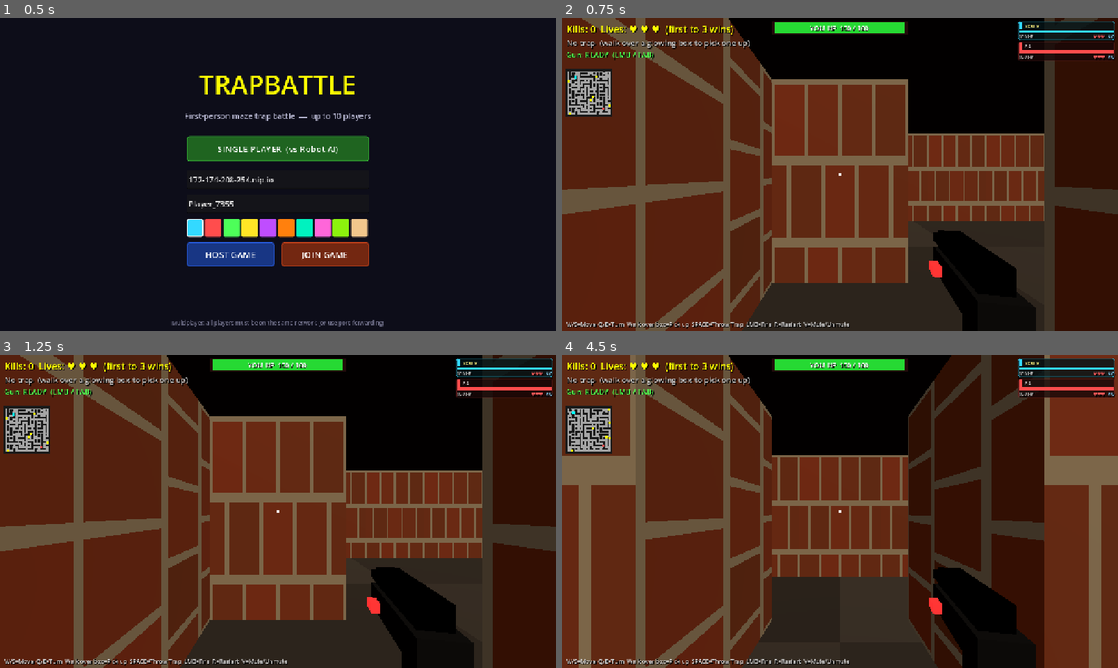
Above: before the commit, frames 1-4 (two rows, left to right).
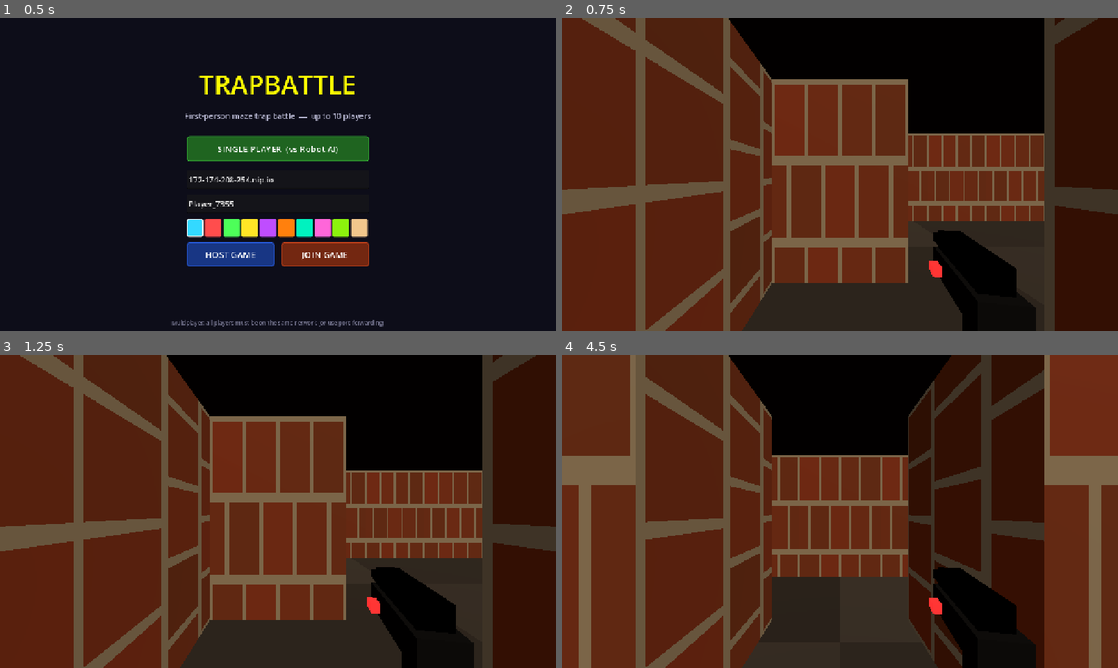
Above: after the commit, the same moments.

Repository: jyacine/trapbattle
Game: Godot game, scene res://scenes/Main.tscn
Two runs of this game, one before a commit and one after it. Both use one fixed random seed, a clock stepped at 60 frames per second and the inputs below.
Inputs (mouse positions are in pixels of both pictures, inside the frame that each line leads up to):
- Up to frame 1 (0.5 s): no input
- Up to frame 2 (0.75 s): click "SINGLE PLAYER (vs Robot AI)" at 0.5 s
- Up to frame 3 (1.25 s): no input
- Up to frame 4 (4.5 s): tap Enter at 1.25 s; move the mouse to (867, 511) at 1.27 s; hold Q 1.28-2.03 s; hold Up (ui_up) 1.28-4.25 s; click (867, 511) at 1.42 s; tap Space at 1.52, 2.27, 3.77 s; move the mouse to (812, 511) at 2.02 s; tap E at 2.1 s; click (812, 511) at 2.17 s; move the mouse to (851, 505) at 2.77 s; tap Tab at 2.85 s; click (851, 505) at 2.92 s; move the mouse to (834, 517) at 3.52 s; tap R at 3.6 s; click (834, 517) at 3.67 s; click "SINGLE PLAYER (vs Robot AI)" at 4.25 s

Frame 1 is identical in both runs. In frame 2, 5.2% of the frame differs, in the area x 0-100%, y 1-100%; in frame 3, 5.2%; in frame 4, 6.0%.
Error after the commit: Parse Error: Cannot infer the type of "delta_v" variable because the value doesn't have a set type. (res://scripts/ui_manager.gd:808)

Commit message:
feat: PUBG-style touch controls — joystick left, fire/trap right
Replaces old FWD/BACK/FIRE/PLACE buttons with:
- Dynamic virtual joystick (left half): appears where finger lands,
  X-axis turns, Y-axis moves forward/backward.
- Right-half drag: look / aim (yaw + pitch).
- FIRE circle (120px, orange-red, bottom-right): fires gun.
- TRAP circle (90px, blue, left of fire): throws held trap.
- Voice button (multiplayer only, above trap): mute toggle.
All controls use raw multi-touch finger IDs so joystick + fire
work simultaneously. Shown on mobile and web (itch.io) builds.

Co-Authored-By: Claude Sonnet 4.6 <noreply@anthropic.com>

Diff:
--- a/scripts/player.gd
+++ b/scripts/player.gd
@@ -45,10 +45,9 @@
 const FOOTSTEP_INTERVAL := 0.42   # seconds between steps
 
 # ── Touch input ───────────────────────────────────────────────────────────────
-var touch_forward:    bool  = false
-var touch_backward:   bool  = false
-var _touch_turn_id:   int   = -1
-var _touch_turn_prev: Vector2 = Vector2.ZERO
+var touch_forward:  bool  = false
+var touch_backward: bool  = false
+var touch_turn:     float = 0.0   # joystick X: -1 (left) .. +1 (right)
 
 # ── Multiplayer ───────────────────────────────────────────────────────────────
 var is_local: bool = true
@@ -115,6 +114,7 @@
 	var turn_dir = 0.0
 	if Input.is_key_pressed(KEY_Q): turn_dir -= rotation_speed * delta
 	if Input.is_key_pressed(KEY_E): turn_dir += rotation_speed * delta
+	turn_dir += touch_turn * rotation_speed * delta
 	if is_confused: turn_dir = -turn_dir
 	yaw += turn_dir
 	rotation.y = yaw
@@ -177,22 +177,6 @@
 		pitch -= event.relative.y * mouse_sensitivity
 		pitch = clamp(pitch, -PI / 3.0, PI / 3.0)
 		camera_node.rotation.x = pitch
-
-	if event is InputEventScreenTouch:
-		var half_w = get_viewport().get_visible_rect().size.x / 2.0
-		if event.position.x < half_w:
-			if event.pressed:
-				_touch_turn_id   = event.index
-				_touch_turn_prev = event.position
-			elif event.index == _touch_turn_id:
-				_touch_turn_id = -1
-
-	if event is InputEventScreenDrag and event.index == _touch_turn_id:
-		var half_w = get_viewport().get_visible_rect().size.x / 2.0
-		if event.position.x < half_w:
-			var dx = (event.position.x - _touch_turn_prev.x) * mouse_sensitivity * 2.0
-			_touch_turn_prev = event.position
-			_pending_yaw_delta -= dx
 
 	if event is InputEventKey and event.pressed and not event.echo:
 		match event.keycode:
--- a/scripts/ui_manager.gd
+++ b/scripts/ui_manager.gd
@@ -46,11 +46,22 @@
 # ── Blind flash ───────────────────────────────────────────────────────────────
 var _blind_overlay: ColorRect
 
-# ── Mobile buttons (only built on phone/tablet) ───────────────────────────────
-var _btn_fwd:   Button
-var _btn_bwd:   Button
-var _btn_place: Button
-var _btn_fire:  Button
+# ── Mobile controls (phone / web) ─────────────────────────────────────────────
+const _JOY_R    := 80.0   # joystick physical radius in pixels
+const _JOY_DEAD := 0.15   # normalised dead-zone
+
+var _joy_id:      int     = -1
+var _joy_origin:  Vector2 = Vector2.ZERO
+var _joy_base_nd: Panel   = null
+var _joy_knob_nd: Panel   = null
+
+var _look_id:     int     = -1
+var _look_prev:   Vector2 = Vector2.ZERO
+
+var _fire_nd:     Panel   = null   # visual-only circle for FIRE
+var _trap_nd:     Panel   = null   # visual-only circle for TRAP
+var _fire_id:     int     = -1
+var _trap_id:     int     = -1
 
 # ── Crosshair ─────────────────────────────────────────────────────────────────
 var _crosshair_parts: Array = []
@@ -561,73 +572,98 @@
 	_blind_overlay.visible = false
 	add_child(_blind_overlay)
 
-# ── Mobile buttons (phone/tablet only) ───────────────────────────────────────
+# ── Mobile controls (phone / web) ────────────────────────────────────────────
 func _build_mobile_buttons() -> void:
 	if player == null: return
-	if not _is_mobile_device(): return   # ← desktop: skip entirely
-
-	var sz = 100; var mg = 16
-
-	_btn_fwd = _mk_btn("FWD", Color(0.2, 0.6, 1.0))
-	_btn_fwd.anchor_left   = 1.0; _btn_fwd.anchor_right  = 1.0
-	_btn_fwd.anchor_top    = 1.0; _btn_fwd.anchor_bottom = 1.0
-	_btn_fwd.offset_left   = -(sz + mg); _btn_fwd.offset_right  = -mg
-	_btn_fwd.offset_top    = -350;       _btn_fwd.offset_bottom = -250
-	add_child(_btn_fwd)
-
-	_btn_bwd = _mk_btn("BACK", Color(0.2, 0.6, 1.0))
-	_btn_bwd.anchor_left   = 1.0; _btn_bwd.anchor_right  = 1.0
-	_btn_bwd.anchor_top    = 1.0; _btn_bwd.anchor_bottom = 1.0
-	_btn_bwd.offset_left   = -(sz + mg); _btn_bwd.offset_right  = -mg
-	_btn_bwd.offset_top    = -230;       _btn_bwd.offset_bottom = -130
-	add_child(_btn_bwd)
-
-	_btn_place = _mk_btn("THROW\nTRAP", Color(1.0, 0.3, 0.3))
-	_btn_place.anchor_left   = 0.0; _btn_place.anchor_right  = 0.0
-	_btn_place.anchor_top    = 1.0; _btn_place.anchor_bottom = 1.0
-	_btn_place.offset_left   = mg;         _btn_place.offset_right  = mg + sz
-	_btn_place.offset_top    = -350;       _btn_place.offset_bottom = -250
-	add_child(_btn_place)
-
-	_btn_fire = _mk_btn("FIRE\nGUN", Color(1.0, 0.6, 0.0))
-	_btn_fire.anchor_left   = 0.0; _btn_fire.anchor_right  = 0.0
-	_btn_fire.anchor_top    = 1.0; _btn_fire.anchor_bottom = 1.0
-	_btn_fire.offset_left   = mg;          _btn_fire.offset_right  = mg + sz
-	_btn_fire.offset_top    = -230;        _btn_fire.offset_bottom = -130
-	add_child(_btn_fire)
-
-	_btn_fwd.button_down.connect(func():   player.touch_forward  = true)
-	_btn_fwd.button_up.connect(func():     player.touch_forward  = false)
-	_btn_bwd.button_down.connect(func():   player.touch_backward = true)
-	_btn_bwd.button_up.connect(func():     player.touch_backward = false)
-	_btn_place.button_down.connect(func(): player._try_place())
-	_btn_fire.button_down.connect(func():  player._fire_gun())
-
-	# Voice toggle button (mobile, multiplayer only)
+	if not (_is_mobile_device() or OS.has_feature("web")): return
+
+	const FSZ := 120.0   # fire button diameter
+	const TSZ :=  90.0   # trap button diameter
+	const MG  :=  20     # screen-edge margin
+	const BSZ := 170.0   # joystick base diameter
+	const KSZ :=  70.0   # joystick knob diameter
+
+	# Joystick outer ring — shown dynamically where finger lands
+	_joy_base_nd = _circle_panel(BSZ, Color(0.12, 0.14, 0.18, 0.42), Color(0.90, 0.90, 0.90, 0.55), 3)
+	_joy_base_nd.visible = false
+	add_child(_joy_base_nd)
+
+	# Joystick knob
+	_joy_knob_nd = _circle_panel(KSZ, Color(0.72, 0.74, 0.80, 0.72), Color(1.0, 1.0, 1.0, 0.88), 2)
+	_joy_knob_nd.visible = false
+	add_child(_joy_knob_nd)
+
+	# FIRE button — large orange-red circle, bottom-right corner
+	_fire_nd = _action_circle(FSZ, Color(0.88, 0.22, 0.06, 0.88), "🔫\nFIRE")
+	_fire_nd.anchor_left   = 1.0; _fire_nd.anchor_right  = 1.0
+	_fire_nd.anchor_top    = 1.0; _fire_nd.anchor_bottom = 1.0
+	_fire_nd.offset_left   = -(FSZ + MG); _fire_nd.offset_right  = -MG
+	_fire_nd.offset_top    = -(FSZ + MG); _fire_nd.offset_bottom = -MG
+	add_child(_fire_nd)
+
+	# TRAP button — blue circle, left of fire, vertically centred with it
+	_trap_nd = _action_circle(TSZ, Color(0.22, 0.44, 0.90, 0.85), "💣\nTRAP")
+	var trap_off_x := FSZ + TSZ + MG * 2 + 8
+	var trap_off_y := MG + (FSZ - TSZ) * 0.5
+	_trap_nd.anchor_left   = 1.0; _trap_nd.anchor_right  = 1.0
+	_trap_nd.anchor_top    = 1.0; _trap_nd.anchor_bottom = 1.0
+	_trap_nd.offset_left   = -trap_off_x - TSZ; _trap_nd.offset_right  = -trap_off_x
+	_trap_nd.offset_top    = -(TSZ + trap_off_y); _trap_nd.offset_bottom = -trap_off_y
+	add_child(_trap_nd)
+
+	# Voice button (multiplayer only) — above trap button
 	if multiplayer.has_multiplayer_peer():
 		var vm = get_parent().get_node_or_null("VoiceManager") as VoiceManager
 		if vm:
-			var btn_voice = _mk_btn("🎤\nON", Color(0.3, 0.8, 0.4))
+			const VSZ := 68.0
+			var btn_voice = Button.new()
+			btn_voice.text = "🎤\nON"
+			btn_voice.add_theme_font_size_override("font_size", 14)
+			btn_voice.add_theme_color_override("font_color", Color.WHITE)
+			var vsb = StyleBoxFlat.new()
+			vsb.bg_color = Color(0.20, 0.68, 0.36, 0.85)
+			vsb.border_color = Color(0.55, 1.0, 0.65, 0.90)
+			vsb.set_border_width_all(2); vsb.set_corner_radius_all(int(VSZ * 0.5))
+			btn_voice.add_theme_stylebox_override("normal", vsb)
+			btn_voice.add_theme_stylebox_override("pressed", vsb)
 			btn_voice.anchor_left   = 1.0; btn_voice.anchor_right  = 1.0
 			btn_voice.anchor_top    = 1.0; btn_voice.anchor_bottom = 1.0
-			btn_voice.offset_left   = -(sz + mg); btn_voice.offset_right  = -mg
-			btn_voice.offset_top    = -470;        btn_voice.offset_bottom = -370
+			btn_voice.offset_left   = -trap_off_x - VSZ; btn_voice.offset_right  = -trap_off_x
+			var vy_bot := trap_off_y + TSZ + 12
+			btn_voice.offset_top    = -(VSZ + vy_bot); btn_voice.offset_bottom = -vy_bot
 			add_child(btn_voice)
-			# Toggle mute on press
 			btn_voice.pressed.connect(func():
 				if vm._transmitting: vm.mute()
 				else:                vm.unmute()
 			)
 			vm.voice_button = btn_voice
 
-func _mk_btn(txt: String, col: Color) -> Button:
-	var btn = Button.new()
-	btn.text = txt; btn.add_theme_font_size_override("font_size", 16)
-	btn.add_theme_color_override("font_color", Color.WHITE)
-	var s = StyleBoxFlat.new(); s.bg_color = col.darkened(0.5); s.bg_color.a = 0.8
-	s.border_color = col; s.set_border_width_all(2); s.set_corner_radius_all(6)
-	btn.add_theme_stylebox_override("normal", s); btn.add_theme_stylebox_override("pressed", s)
-	return btn
+# Filled circle panel with a centred label child.
+func _action_circle(size: float, col: Color, label_txt: String) -> Panel:
+	var p = _circle_panel(size, col, col.lightened(0.30), 3)
+	var lbl = Label.new()
+	lbl.text = label_txt
+	lbl.add_theme_font_size_override("font_size", 14)
+	lbl.add_theme_color_override("font_color", Color.WHITE)
+	lbl.add_theme_color_override("font_shadow_color", Color(0, 0, 0, 0.7))
+	lbl.add_theme_constant_override("shadow_offset_x", 1)
+	lbl.add_theme_constant_override("shadow_offset_y", 1)
+	lbl.horizontal_alignment = HORIZONTAL_ALIGNMENT_CENTER
+	lbl.vertical_alignment   = VERTICAL_ALIGNMENT_CENTER
+	lbl.set_anchors_preset(Control.PRESET_FULL_RECT)
+	lbl.mouse_filter = Control.MOUSE_FILTER_IGNORE
+	p.add_child(lbl)
+	return p
+
+func _circle_panel(size: float, fill: Color, border: Color, bw: int) -> Panel:
+	var p = Panel.new()
+	p.custom_minimum_size = Vector2(size, size)
+	var sb = StyleBoxFlat.new()
+	sb.bg_color = fill; sb.border_color = border
+	sb.set_border_width_all(bw); sb.set_corner_radius_all(int(size * 0.5))
+	p.add_theme_stylebox_override("panel", sb)
+	p.mouse_filter = Control.MOUSE_FILTER_IGNORE
+	return p
 
 # ── Helpers ───────────────────────────────────────────────────────────────────
 func _make_label(txt: String, ox: int, oy: int, sz: int, col: Color) -> Label:
@@ -699,6 +735,7 @@
 
 # ── Input ─────────────────────────────────────────────────────────────────────
 func _input(event: InputEvent) -> void:
+	# Keyboard shortcuts (always active)
 	if event is InputEventKey and event.pressed and not event.echo:
 		if event.keycode == KEY_R:
 			get_tree().reload_current_scene()
@@ -706,3 +743,87 @@
 			if multiplayer.has_multiplayer_peer():
 				multiplayer.multiplayer_peer.close()
 			get_tree().quit()
+
+	# Touch controls
+	if not (_is_mobile_device() or OS.has_feature("web")): return
+	if player == null or not game_manager.is_playing: return
+
+	var vp_hw: float = get_viewport().get_visible_rect().size.x * 0.5
+
+	if event is InputEventScreenTouch:
+		var pos: Vector2 = event.position
+		if event.pressed:
+			# Left half → joystick
+			if pos.x < vp_hw and _joy_id == -1:
+				_joy_id     = event.index
+				_joy_origin = pos
+				_joy_base_nd.position = pos - Vector2(_JOY_R * 1.0625, _JOY_R * 1.0625)
+				_joy_knob_nd.position = pos - Vector2(35.0, 35.0)
+				_joy_base_nd.visible  = true
+				_joy_knob_nd.visible  = true
+				get_viewport().set_input_as_handled()
+				return
+			# Right half → check action buttons first, then look
+			if pos.x >= vp_hw:
+				if _fire_nd != null and _fire_nd.get_global_rect().has_point(pos) and _fire_id == -1:
+					_fire_id = event.index
+					_fire_nd.modulate = Color(1.5, 1.5, 1.5)
+					player._fire_gun()
+					get_viewport().set_input_as_handled()
+					return
+				if _trap_nd != null and _trap_nd.get_global_rect().has_point(pos) and _trap_id == -1:
+					_trap_id = event.index
+					_trap_nd.modulate = Color(1.5, 1.5, 1.5)
+					player._try_place()
+					get_viewport().set_input_as_handled()
+					return
+				if _look_id == -1:
+					_look_id   = event.index
+					_look_prev = pos
+					get_viewport().set_input_as_handled()
+					return
+		else:
+			if event.index == _joy_id:
+				_joy_id = -1
+				player.touch_forward  = false
+				player.touch_backward = false
+				player.touch_turn     = 0.0
+				_joy_base_nd.visible  = false
+				_joy_knob_nd.visible  = false
+				get_viewport().set_input_as_handled()
+			elif event.index == _look_id:
+				_look_id = -1
+				get_viewport().set_input_as_handled()
+			elif event.index == _fire_id:
+				_fire_id = -1
+				if _fire_nd: _fire_nd.modulate = Color(1, 1, 1)
+				get_viewport().set_input_as_handled()
+			elif event.index == _trap_id:
+				_trap_id = -1
+				if _trap_nd: _trap_nd.modulate = Color(1, 1, 1)
+				get_viewport().set_input_as_handled()
+
+	elif event is InputEventScreenDrag:
+		if event.index == _joy_id:
+			var delta_v  := event.position - _joy_origin
+			var dist     := delta_v.length()
+			var norm     := delta_v / max(dist, 1.0)
+			var clamped  := min(dist, _JOY_R)
+			_joy_knob_nd.position = _joy_origin + norm * clamped - Vector2(35.0, 35.0)
+			var strength := min(dist / _JOY_R, 1.0)
+			if strength > _JOY_DEAD:
+				player.touch_forward  = norm.y < -_JOY_DEAD
+				player.touch_backward = norm.y >  _JOY_DEAD
+				player.touch_turn     = norm.x * strength
+			else:
+				player.touch_forward  = false
+				player.touch_backward = false
+				player.touch_turn     = 0.0
+			get_viewport().set_input_as_handled()
+		elif event.index == _look_id:
+			var sens := player.mouse_sensitivity * 1.8
+			player._pending_yaw_delta -= event.relative.x * sens
+			player.pitch = clamp(player.pitch - event.relative.y * sens, -PI / 3.0, PI / 3.0)
+			if player.camera_node:
+				player.camera_node.rotation.x = player.pitch
+			get_viewport().set_input_as_handled()
